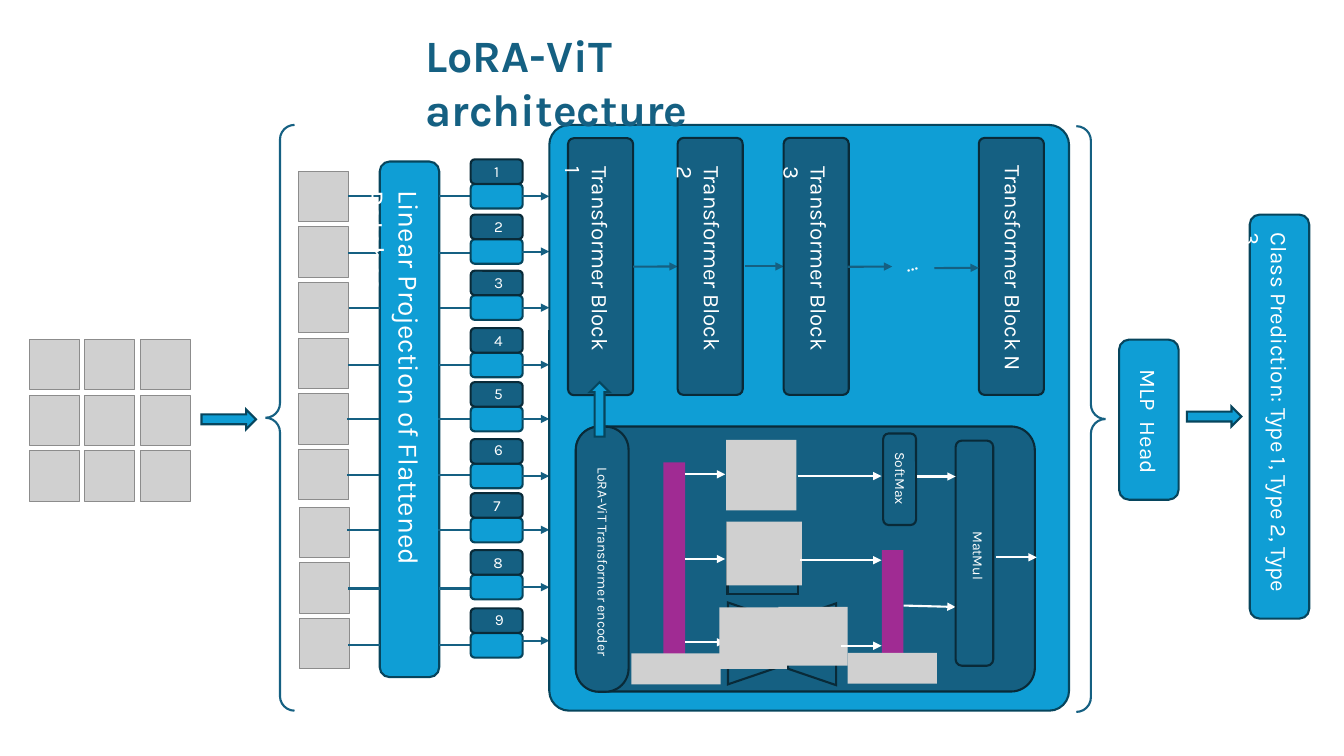
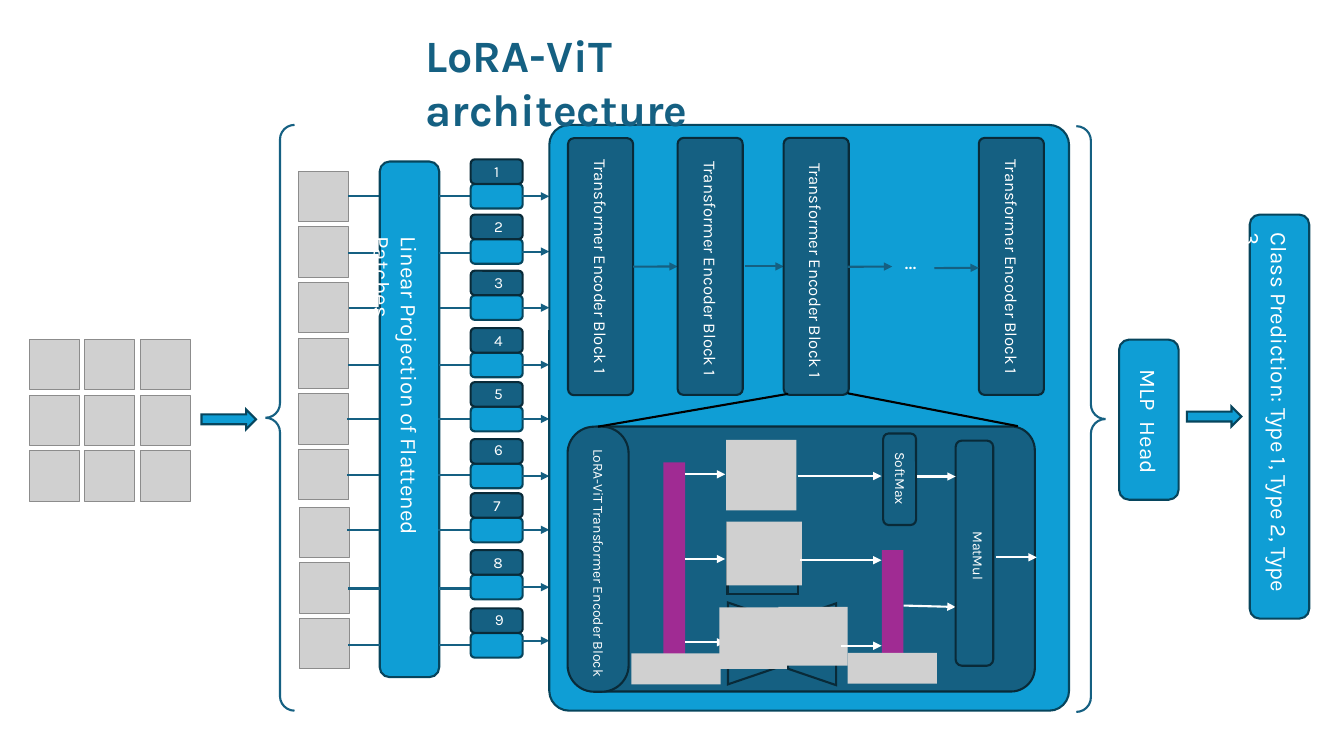
Before and after one commit to Deep-Fusion-Innovators/paper-Cervical-Cancer-Detection, a slide deck: slide 1 of figures/LoRA-ViT.pptx. Drawn at 1344x756 pixels with LibreOffice and Linux fonts; fonts in the diff are those of the drawing; grey boxes stand for pictures. Boxes give left, top, right and bottom in pixels: in the first picture for what was removed or moved away, otherwise in the second. Text is boxed around its words. In the diff, an @@ line names an element or a change of style, - is before the commit and + after.

```diff
--- a/figures/LoRA-ViT.pptx
+++ b/figures/LoRA-ViT.pptx
@@ text at <box>590,168,612,372</box>: text changed; size 16 to 12 pt @@
-Transformer Block 1
+Transformer Encoder Block 1
@@ text at <box>699,171,721,374</box>: text changed; size 16 to 12 pt @@
-Transformer Block 2
+Transformer Encoder Block 1
@@ text at <box>805,172,827,376</box>: text changed; size 16 to 12 pt @@
-Transformer Block 3
+Transformer Encoder Block 1
@@ text at <box>1001,169,1023,372</box>: text changed; size 16 to 12 pt @@
-Transformer Block N
+Transformer Encoder Block 1
@@ text "Linear Projection of Flattened Patches": place and size @@
-text "Linear Projection of Flattened Patches" at <box>357,197,428,561</box>
+text "Linear Projection of Flattened Patches" at <box>368,243,424,532</box>
@@ text "Linear Projection of Flattened Patches" at <box>368,243,424,532</box>: size 20 to 16 pt @@
@@ text "..." at <box>895,243,936,280</box>: rotation 345 to 0 degrees @@
@@ up arrow removed at <box>590,382,610,437</box> @@
@@ line added from (598, 426) to (788, 394), #000000 1.5 pt @@
@@ line added from (1018, 426) to (848, 393), #000000 1.5 pt @@
@@ rounded rectangle: place and size @@
-rounded rectangle at <box>576,426,628,692</box>
+rounded rectangle at <box>568,426,629,692</box>
@@ text at <box>590,454,608,676</box>: text changed @@
-LoRA-ViT Transformer encoder
+LoRA-ViT Transformer Encoder Block
```
Also in this commit, not shown: 4 other files.
